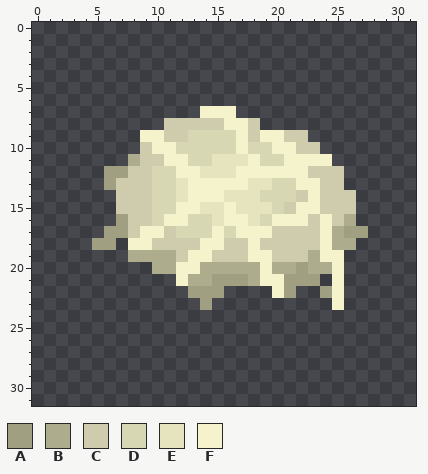
One commit to this pixel-art sprite: gfx/MShockXotto+/pngs_tiles_32x32/terrain/t_fungus_mound/t_fungus_mound.png. The picture above was drawn from the file before the commit.
The file is 32x32 pixels.
Palette (. is transparent): A #a09f82  B #adac8d  C #ceccac  D #d8d7b3  E #e5e4bf  F #f4f3cc
Pixels before, first column x 5:
 7 .........FFF...........
 8 ......CCCCCFFC.........
 9 ....FFCCDDDDFCFFCC.....
10 ....CFFDDDDDFDDFFCC....
11 ...BCCFFDDEEEFDDFFFF...
12 .AACCDDFFEEEFFFFFFCCC..
13 .ACCCDDEFFFFFEEDDFFCC..
14 ..CCCDDEFFFEEEDDDCFCCC.
15 ..CCCDDFFEEFEEEDCFFCCC.
16 ..ACCDFFDDEFFEDFFFCFCB.
17 .AACFFCDDDFDFFFCCCCFBAA
18 AA.FFCCCCFFCCFCCCCCFBB.
19 ...BBBBCFFCCCFFCCCBFF..
20 .....BBFFBBBBBFBBABBF..
21 .......FBBAAABFFAAA.F..
22 ........AAA....FA..AF..
23 .........A..........F..
New version:
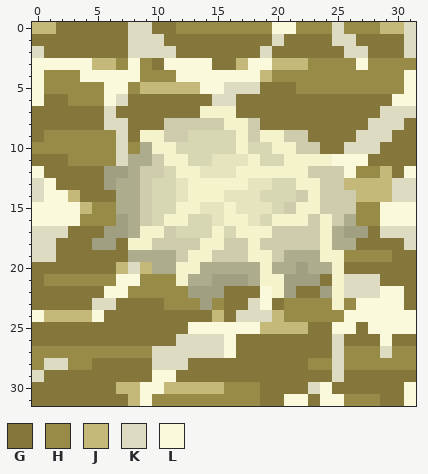
Colours new in this view: G #85773b  H #988a47  J #c5b97a  K #dddcc3  L #faf9dc
Change:
Changed rows in their new state; - is an unchanged pixel.
first column x 0:
 0 JJGGGGGGKKGGHHHHHHHHLLHHHKHHHJJK
 1 GGGGGGGGKKKGGGGGGGGGKGGGGKKGGGGK
 2 KGGGGGGGKKKKGGGGGGGKGGGGGGKKGGGK
 3 LLLLLJJHLHGLLLLGGJLLJJJHHHHLHHHH
 4 LHHHLLLLLHHHLLLLLLLJHHHHHHHHHHHL
 5 LHHHHHLLHJJJJJLLKKKGGGHHHHHHHHHL
 6 LGGHHHLKGGGGGGGKKGGGGGGGGGGGGGLL
 7 GGGGGGKGGGGGGG---GGGGGGGGGGGGKKK
 8 GGGGGGKKGGG--------GGGGGGGGGKKKG
 9 GHHHHHHKG--------------GGGGKKKGG
10 HHHHHHHKHB--------------GGKKKGGG
11 GGGHHHHK-B---------------LLLGGGG
12 LGGGGG--B-C---------------LHHJGL
13 KLGGGG-BB-----------------JJJJKK
14 KLLJGGGBB------------------JJJKK
15 LLLLJHHBB------------------HHLLL
16 LLLLHHH-B------------------HHLLL
17 KKKGGG--B-------------------GKKK
18 KKGGG--G-------------------GGGGK
19 KKGGGGGG-------------BB---HHHHGG
20 GGGGGGGJKJ----------------GGGGGG
21 GHHHHHHLLHHH------------G-KKKGGG
22 GGGGGGLLHHHHH---GGGL--GG--KKKLLG
23 GGGGGKKGGGGHHH-HGGKLGHHHH-HLLLLG
24 LJJJJLGGGGGGGGGJGKKKJHHHHHLLLLLL
25 GGGGGGGGGGGGGLLLLLLJJJJGGLLGLLLL
26 GGGGGGGGGGGGKKKKLGGGGGGGGKGGGLGG
27 HHHHHHHHHHKKKKKKLGGGGGGGGKHHHKHH
28 HKKHHGGGGGKKKGGGGGGGGGGHHKHHHHHH
29 KGGGGGGGGGLLGGGGGGGGGGGGGKGGGGGG
30 GGGGGGGJJLLJJJJJHHHGGGGKLGGGGGGL
31 GGGGGGGGJLHHHHHHHHHGGLLGLLHHHGGL
Pixel boxes of the changes (left, top, right, bottom) in both pictures:
changed: (32, 22, 416, 406)
